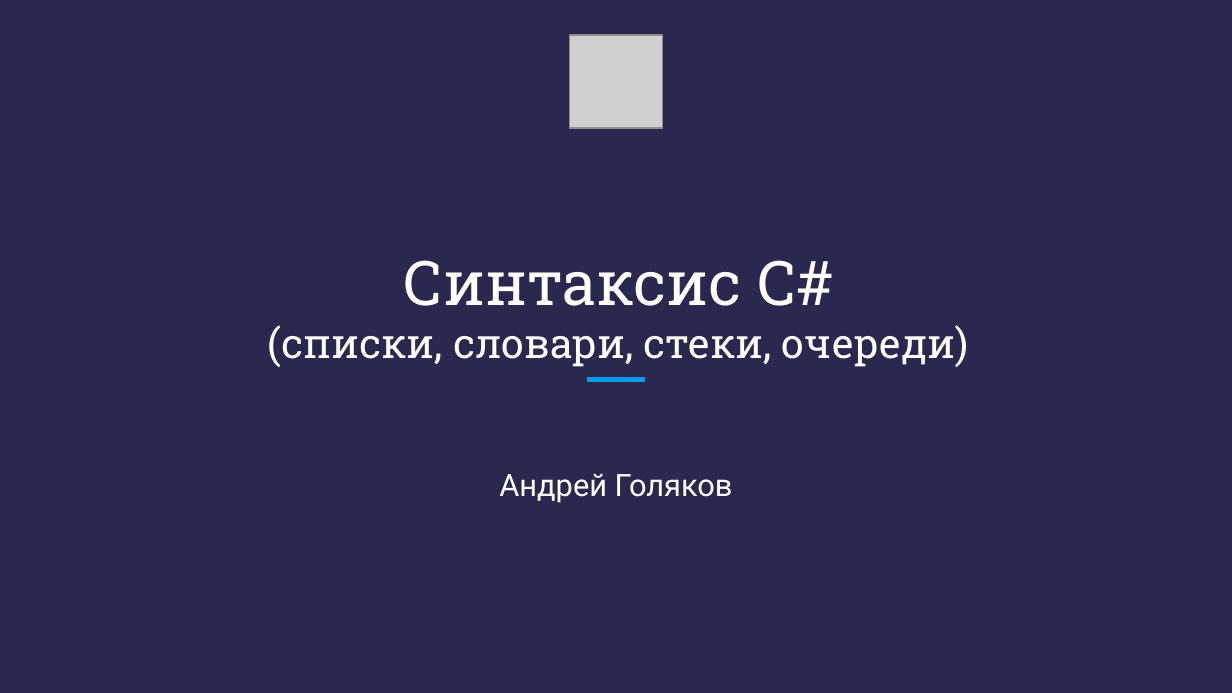
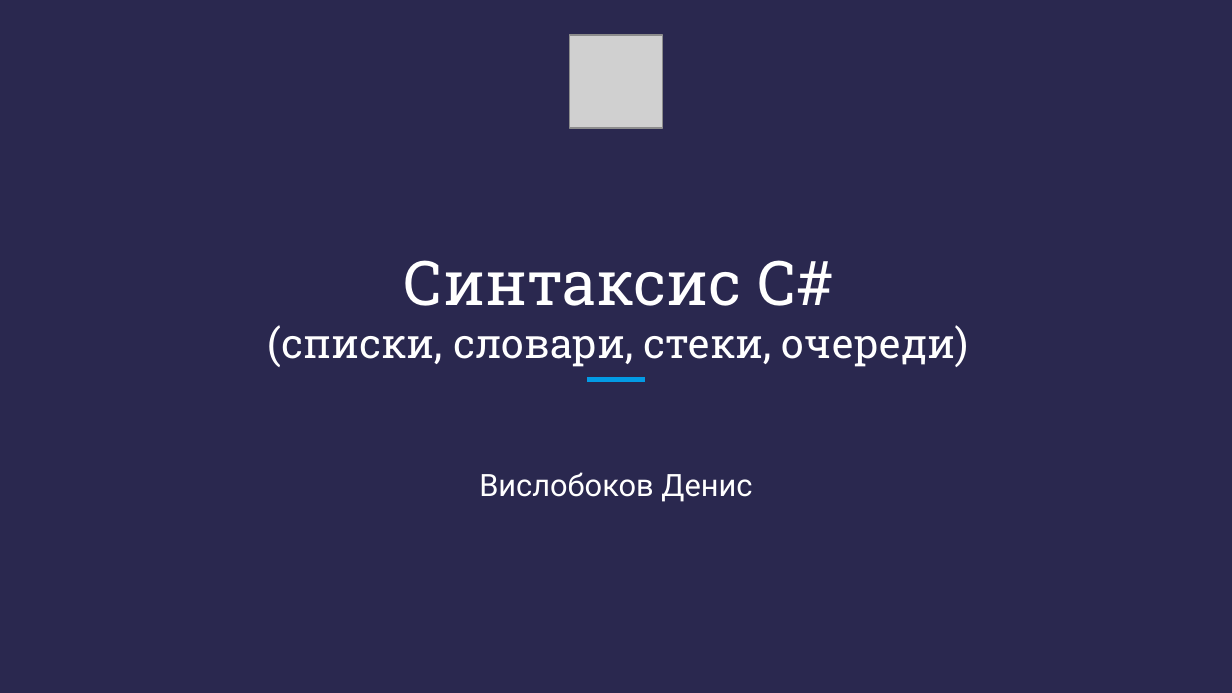
Before and after one commit to DenisKaVladimirovich/MyLessons, a slide deck: slide 1 of 08/Презентация - C# + .NET - Урок 8.pptx. Drawn at 1232x693 pixels with LibreOffice and Linux fonts; fonts in the diff are those of the drawing; grey boxes stand for pictures. Boxes give left, top, right and bottom in pixels: in the first picture for what was removed or moved away, otherwise in the second. Text is boxed around its words. In the diff, an @@ line names an element or a change of style, - is before the commit and + after.

```diff
--- a/08/Презентация - C# + .NET - Урок 8.pptx
+++ b/08/Презентация - C# + .NET - Урок 8.pptx
@@ subtitle at (479,472,752,502): text changed @@
-Андрей Голяков
+Вислобоков Денис
```
Also in this commit, not shown: 1 other slide changed, 3 slides removed, 27 other files.
